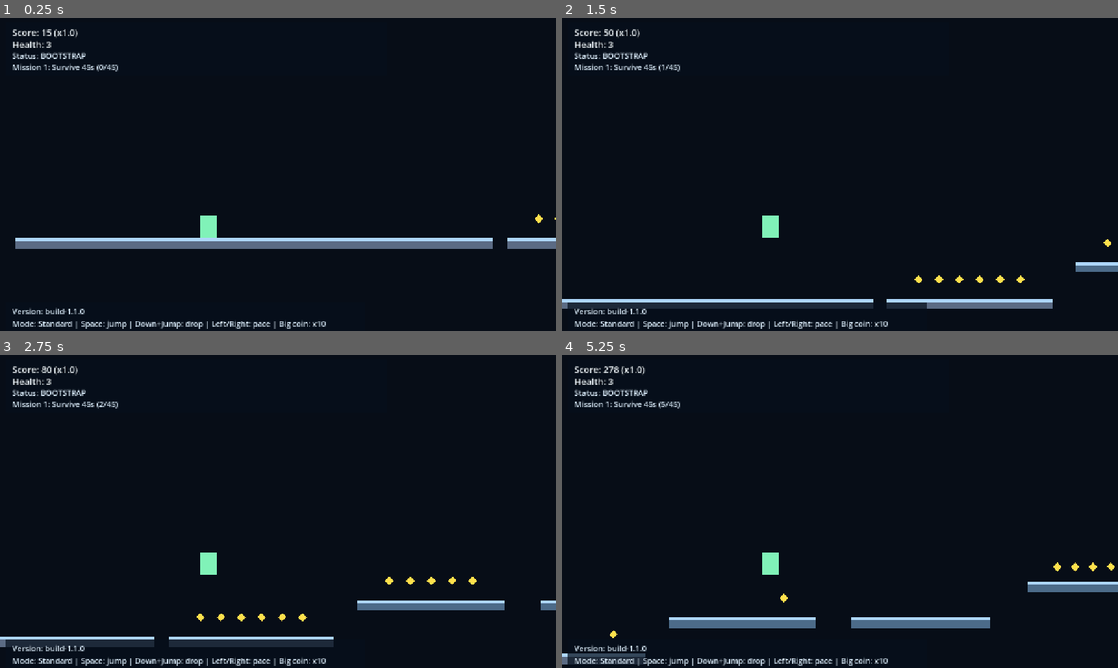
Above: before the commit, frames 1-4 (two rows, left to right).
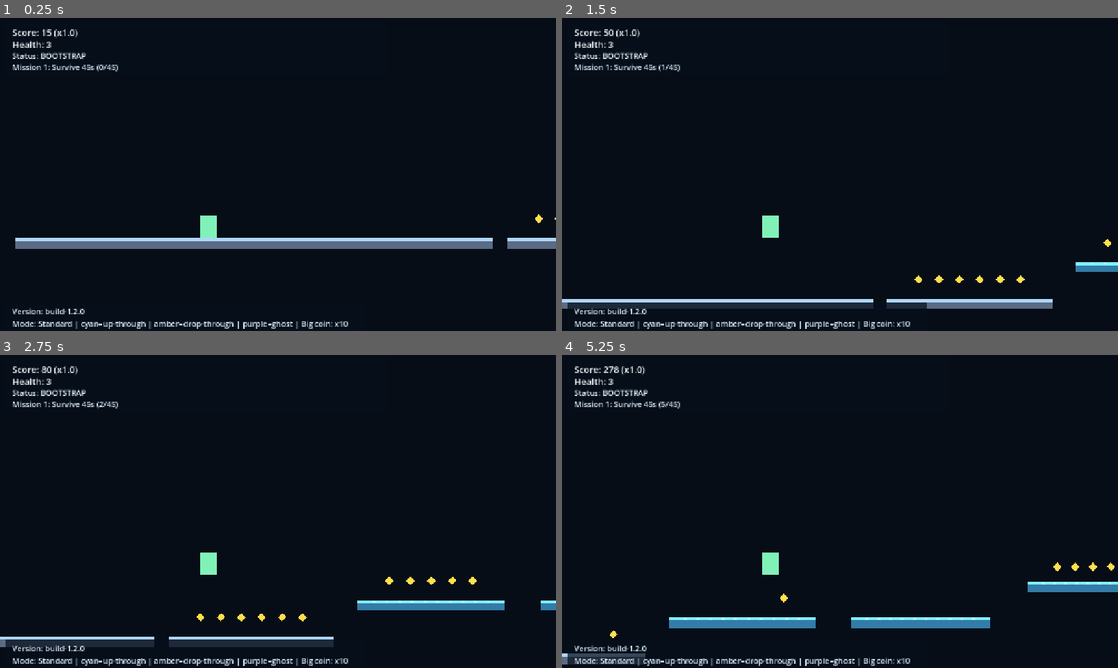
Above: after the commit, the same moments.

Repository: DKE-DEV-33/Endless-Runner-Redux
Game: Godot game, scene res://scenes/Main.tscn
Two runs of this game, one before a commit and one after it. Both use one fixed random seed, a clock stepped at 60 frames per second and the inputs below.
Inputs:
- Up to frame 1 (0.25 s): no input
- Up to frame 2 (1.5 s): tap Enter at 0.5 s; hold Space (jump) 0.53-1.28 s; hold Right (ui_right) from 0.53 s (still down); tap Space (jump) at 1.35 s
- Up to frame 3 (2.75 s): tap Space (jump) at 1.52, 1.82 s; release Right (ui_right) at 2.03 s; hold Left (ui_left) from 2.03 s (still down); hold Space (jump) from 2.03 s (still down)
- Up to frame 4 (5.25 s): release Space (jump) at 2.78 s; tap Space (jump) at 2.85, 3.02, 3.32, 4.35, 4.52, 4.82 s; hold Space (jump) 3.53-4.28 s; release Left (ui_left) at 4.28 s; hold Right (ui_right) from 4.28 s (still down); hold Space (jump) from 5.03 s (still down)

The runs differ from the first frame. In frame 1, 0.7% of the frame differs, in the area x 13-63%, y 92-100%; in frame 2, 0.9%; in frame 3, 1.6%; in frame 4, 3.0%, in the area x 13-100%, y 72-100%.

Commit message:
Add platform-type visuals, 3-lane branching routes, and drop-through platform controls

Diff:
--- a/scenes/Main.tscn
+++ b/scenes/Main.tscn
@@ -133,7 +133,7 @@
 offset_top = 662.0
 offset_right = 500.0
 offset_bottom = 690.0
-text = "Version: build-1.1.0"
+text = "Version: build-1.2.0"
 label_settings = SubResource("3")
 
 [node name="PauseLayer" type="CanvasLayer" parent="."]
--- a/scripts/main.gd
+++ b/scripts/main.gd
@@ -1,5 +1,5 @@
 extends Node2D
-const BUILD_VERSION: String = "build-1.1.0"
+const BUILD_VERSION: String = "build-1.2.0"
 
 const PLATFORM_THICKNESS: float = 24.0
 const PLAYER_AHEAD_SPAWN: float = 1650.0
@@ -23,6 +23,10 @@
 const ALT_ROUTE_EXTRA_LIFT: float = 88.0
 const ALT_ROUTE_MIN_WIDTH: float = 220.0
 const ALT_ROUTE_MAX_WIDTH: float = 340.0
+const BRANCH_CHAIN_CHANCE: float = 0.22
+const BRANCH_CHAIN_MAX: int = 2
+const BRANCH_MIN_WIDTH: float = 150.0
+const BRANCH_MAX_WIDTH: float = 280.0
 const SPEED_PICKUP_CHANCE: float = 0.025
 const SPEED_PICKUP_MAX_CHANCE: float = 0.085
 const SPEED_PICKUP_PITY_SEGMENTS: int = 18
@@ -99,6 +103,7 @@
 var hazards: Array[Area2D] = []
 var health_pickups: Array[Area2D] = []
 var speed_pickups: Array[Area2D] = []
+var branch_chain_remaining: int = 0
 
 func _ready() -> void:
 	_setup_run_mode_and_seed()
@@ -115,7 +120,7 @@
 	health_label.text = "Health: %d" % health
 	status_label.text = "Status: BOOTSTRAP"
 	mission_label.text = _mission_text()
-	info_label.text = "Mode: %s | Space: jump | Down+Jump: drop | Left/Right: pace | Big coin: x10" % run_mode.capitalize()
+	info_label.text = "Mode: %s | cyan=up-through | amber=drop-through | purple=ghost | Big coin: x10" % run_mode.capitalize()
 	version_label.text = "Version: %s" % BUILD_VERSION
 	_setup_pause_ui()
 
@@ -198,7 +203,7 @@
 	var speed_spawned: bool = _maybe_place_speed_pickup(next_spawn_x, y, segment_len, lane)
 	if not speed_spawned and routes_since_speed_pickup >= SPEED_PICKUP_PITY_SEGMENTS and player.get_pace_level() >= 4:
 		_maybe_place_speed_pickup(next_spawn_x, y, segment_len, lane, 1.0)
-	_maybe_spawn_alt_route(next_spawn_x, segment_len, lane)
+	_spawn_branch_routes(next_spawn_x, segment_len, lane)
 
 	var gap: float = _safe_gap_for_transition(last_lane, lane)
 	next_spawn_x += segment_len + gap
@@ -247,9 +252,9 @@
 	if platform_type == PlatformType.GHOST:
 		visual.color = Color(0.38, 0.35, 0.58, 0.55)
 	elif platform_type == PlatformType.DROP_THROUGH:
-		visual.color = Color(0.30, 0.46, 0.62)
+		visual.color = Color(0.64, 0.45, 0.19)
 	elif platform_type == PlatformType.ONE_WAY_UP:
-		visual.color = Color(0.30, 0.42, 0.54)
+		visual.color = Color(0.20, 0.49, 0.66)
 	else:
 		visual.color = Color(0.36, 0.42, 0.52)
 	body.add_child(visual)
@@ -261,10 +266,54 @@
 		Vector2(width * 0.5, -PLATFORM_THICKNESS * 0.2),
 		Vector2(-width * 0.5, -PLATFORM_THICKNESS * 0.2)
 	])
-	top_strip.color = Color(0.68, 0.84, 0.98)
+	if platform_type == PlatformType.GHOST:
+		top_strip.color = Color(0.84, 0.72, 1.0, 0.65)
+	elif platform_type == PlatformType.DROP_THROUGH:
+		top_strip.color = Color(1.0, 0.84, 0.30)
+	elif platform_type == PlatformType.ONE_WAY_UP:
+		top_strip.color = Color(0.50, 0.94, 1.0)
+	else:
+		top_strip.color = Color(0.68, 0.84, 0.98)
 	body.add_child(top_strip)
 
+	if platform_type == PlatformType.ONE_WAY_UP:
+		_add_platform_chevrons(body, width, true, false, Color(0.72, 0.97, 1.0))
+	elif platform_type == PlatformType.DROP_THROUGH:
+		_add_platform_chevrons(body, width, true, true, Color(1.0, 0.92, 0.54))
+	elif platform_type == PlatformType.GHOST:
+		_add_platform_chevrons(body, width, true, true, Color(0.94, 0.82, 1.0, 0.75))
+		var ghost_core: Polygon2D = Polygon2D.new()
+		ghost_core.polygon = PackedVector2Array([
+			Vector2(-width * 0.5 + 8.0, 0),
+			Vector2(width * 0.5 - 8.0, 0),
+			Vector2(width * 0.5 - 8.0, 4.0),
+			Vector2(-width * 0.5 + 8.0, 4.0)
+		])
+		ghost_core.color = Color(0.82, 0.66, 1.0, 0.45)
+		body.add_child(ghost_core)
+
 	return body
+
+func _add_platform_chevrons(body: StaticBody2D, width: float, show_up: bool, show_down: bool, color: Color) -> void:
+	var spacing: float = 30.0
+	var count: int = maxi(2, mini(10, int(width / spacing)))
+	for i: int in count:
+		var t: float = float(i + 1) / float(count + 1)
+		var cx: float = lerpf(-width * 0.5 + 10.0, width * 0.5 - 10.0, t)
+		if show_up:
+			var up_mark: Polygon2D = Polygon2D.new()
+			up_mark.polygon = PackedVector2Array([
+				Vector2(cx - 5.0, -6.0), Vector2(cx, -11.0), Vector2(cx + 5.0, -6.0)
+			])
+			up_mark.color = color
+			body.add_child(up_mark)
+		if show_down:
+			var down_mark: Polygon2D = Polygon2D.new()
+			down_mark.polygon = PackedVector2Array([
+				Vector2(cx - 5.0, 7.0), Vector2(cx, 12.0), Vector2(cx + 5.0, 7.0)
+			])
+			down_mark.color = color
+			body.add_child(down_mark)
 
 func _place_coins(x: float, y: float, width: float, lane: int) -> void:
 	var count: int = 4 + int(width / 180.0)
@@ -357,40 +406,65 @@
 	add_child(pickup)
 	return true
 
-func _maybe_spawn_alt_route(x: float, width: float, lane: int) -> void:
-	if rng.randf() > 0.33:
-		return
-	var alt_width: float = clampf(width * rng.randf_range(0.52, 0.78), ALT_ROUTE_MIN_WIDTH, ALT_ROUTE_MAX_WIDTH)
-	var min_start: float = x + 70.0
-	var max_start: float = x + width - alt_width - 28.0
+func _spawn_branch_routes(x: float, width: float, base_lane: int) -> void:
+	var spawn_branches: bool = false
+	if branch_chain_remaining > 0:
+		spawn_branches = true
+		branch_chain_remaining -= 1
+	elif rng.randf() < BRANCH_CHAIN_CHANCE:
+		spawn_branches = true
+		branch_chain_remaining = rng.randi_range(0, BRANCH_CHAIN_MAX)
+
+	if not spawn_branches:
+		return
+
+	var branch_lanes: Array[int] = [0, 1, 2]
+	branch_lanes.erase(base_lane)
+	if branch_lanes.is_empty():
+		return
+
+	# About half the time, intentionally skip one branch lane to create stronger divergence.
+	if branch_lanes.size() > 1 and rng.randf() < 0.52:
+		branch_lanes = [branch_lanes[rng.randi_range(0, branch_lanes.size() - 1)]]
+
+	for lane_idx: int in branch_lanes:
+		_spawn_single_branch_platform(x, width, base_lane, lane_idx)
+
+func _spawn_single_branch_platform(x: float, width: float, base_lane: int, target_lane: int) -> void:
+	var lane_delta: int = absi(target_lane - base_lane)
+	if lane_delta <= 0:
+		return
+
+	var alt_width: float = clampf(width * rng.randf_range(0.48, 0.72), BRANCH_MIN_WIDTH, BRANCH_MAX_WIDTH)
+	var min_start: float = x + 48.0
+	var max_start: float = x + width - alt_width - 22.0
 	if max_start <= min_start:
 		return
+
 	var alt_x: float = rng.randf_range(min_start, max_start)
-	var alt_y: float = clampf(
-		LANE_Y[lane] - ALT_ROUTE_VERTICAL_GAP_MIN - ALT_ROUTE_EXTRA_LIFT,
-		118.0,
-		LANE_Y[lane] - ALT_ROUTE_VERTICAL_GAP_MIN
-	)
-	var alt_type_roll: float = rng.randf()
-	var alt_platform_type: int = PlatformType.ONE_WAY_UP
-	if alt_type_roll < 0.60:
-		alt_platform_type = PlatformType.DROP_THROUGH
-	elif alt_type_roll > 0.94:
-		alt_platform_type = PlatformType.GHOST
-
-	var alt_platform: StaticBody2D = _create_platform(alt_x, alt_y, alt_width, alt_platform_type)
-	platforms.append(alt_platform)
-	add_child(alt_platform)
-	_place_coins(alt_x, alt_y, alt_width, 2)
-	_maybe_place_big_coin(alt_x, alt_y, alt_width, 2, 0.34)
-	# Alt route is the risk/reward lane: always add some danger, then occasional heal.
+	var target_y: float = LANE_Y[target_lane]
+	var type_roll: float = rng.randf()
+	var platform_type: int = PlatformType.ONE_WAY_UP
+	if type_roll < 0.52:
+		platform_type = PlatformType.DROP_THROUGH
+	elif type_roll > 0.95:
+		platform_type = PlatformType.GHOST
+
+	var branch_platform: StaticBody2D = _create_platform(alt_x, target_y, alt_width, platform_type)
+	platforms.append(branch_platform)
+	add_child(branch_platform)
+
+	_place_coins(alt_x, target_y, alt_width, target_lane)
+	_maybe_place_big_coin(alt_x, target_y, alt_width, target_lane, 0.30 + (0.08 * float(lane_delta - 1)))
+
 	danger_routes_since_health += 1
-	if rng.randf() < 0.65:
-		_spawn_hazard_single(alt_x, alt_y, alt_width)
+	if rng.randf() < 0.60 + (0.08 * float(lane_delta - 1)):
+		_spawn_hazard_single(alt_x, target_y, alt_width)
+
 	var health_spawn_chance: float = _compute_health_spawn_chance()
-	var health_spawned: bool = _maybe_place_health_pickup(alt_x, alt_y, alt_width, 3, health_spawn_chance)
+	var health_spawned: bool = _maybe_place_health_pickup(alt_x, target_y, alt_width, target_lane, health_spawn_chance)
 	if not health_spawned and health <= 3 and danger_routes_since_health >= HEALTH_PICKUP_PITY_DANGER_ROUTES:
-		_maybe_place_health_pickup(alt_x, alt_y, alt_width, 3, 1.0)
+		_maybe_place_health_pickup(alt_x, target_y, alt_width, target_lane, 1.0)
 
 func _maybe_place_speed_pickup(x: float, y: float, width: float, lane: int, override_chance: float = -1.0) -> bool:
 	if lane > 2:
